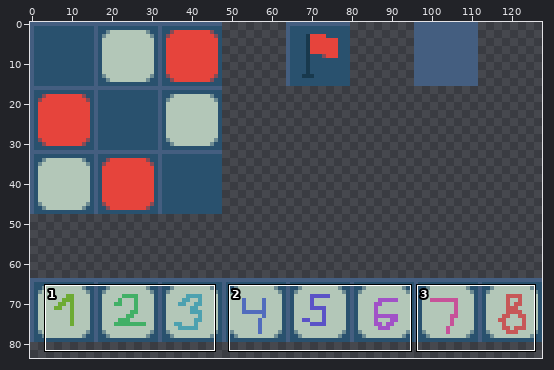
A pixel-art file gets an edit: tiles-sketch.aseprite. Above, an overview of the earlier version with the close-up marked.
Close-up. As it was:
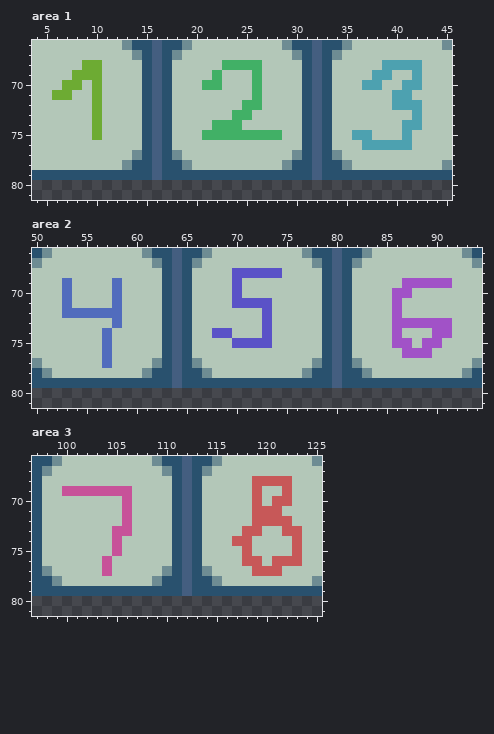
128x128 pixels, 1 frame. Shown: area 1: x 4..45, y 66..81; area 2: x 50..94, y 66..81; area 3: x 97..125, y 66..81. The old version is drawn lined up with the new one. The wide view leaves out empty margins.
After:
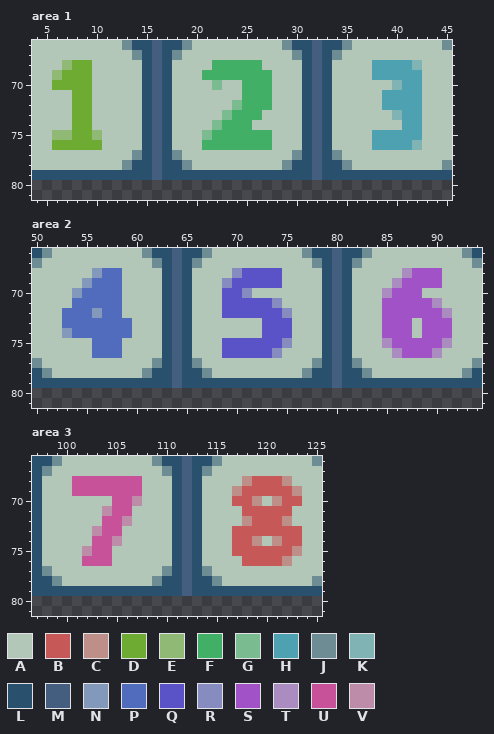
Palette (. is transparent): A #b3c7b8  B #c75858  C #bd8f88  D #6dab33  E #90b975  F #41b066  G #7abb8f  H #4da1b0  J #6e8c93  K #80b4b4  L #29516e  M #445e80  N #8299bb  P #516cbd  Q #5a52c7  R #868cc0  S #a152c7  T #aa8cc0  U #c75299  V #bd8ca8
Diff:
drawings rearranged on the sheet (the old picture shows each at its new place; 1 dropped ones are not shown)
--- area 1
@@ x 4..45 @@
 67 AAAAAAAAAAJLMLJAAAAAAAAAAAJLMLJAAAAAAAAAAA
-68 AAAAADDAAAALMLAAAAAFFFFAAAALMLAAAAAHHHHAAA
-69 AAAADDDAAAALMLAAAAFAAAFAAAALMLAAAAHHAAHAAA
-70 AAADDADAAAALMLAAAFFAAAFAAAALMLAAAHHAAHHAAA
-71 AADDAADAAAALMLAAAAAAAAFAAAALMLAAAAAAHHAAAA
-72 AAAAAADAAAALMLAAAAAAAFFAAAALMLAAAAAAHHHAAA
-73 AAAAAADAAAALMLAAAAAAFFAAAAALMLAAAAAAAAHAAA
-74 AAAAAADAAAALMLAAAAFFFAAAAAALMLAAAAAAAHHAAA
-75 AAAAAADAAAALMLAAAFFFFFFFFAALMLAAHHAAAHAAAA
-76 AAAAAAAAAAALMLAAAAAAAAAAAAALMLAAAHHHHHAAAA
+68 AAAEDDAAAAALMLAAAAFFFFFAAAALMLAAAAHHHHKAAA
+69 AAEDDDAAAAALMLAAAFFFFFFFAAALMLAAAAHHHHHAAA
+70 AADDDDAAAAALMLAAAAGAAFFFAAALMLAAAAAAKHHAAA
+71 AAAADDAAAAALMLAAAAAAAFFFAAALMLAAAAAHHHHAAA
+72 AAAADDAAAAALMLAAAAAAGFFFAAALMLAAAAAHHHHAAA
+73 AAAADDAAAAALMLAAAAAGFFFAAAALMLAAAAAAKHHAAA
+74 AAAADDAAAAALMLAAAAGFFFAAAAALMLAAAAAAAHHAAA
+75 AAEEDDEAAAALMLAAAGFFFFFFAAALMLAAAAHHHHHAAA
+76 AADDDDDAAAALMLAAAFFFFFFFAAALMLAAAAHHHHKAAA
 77 AAAAAAAAAAJLMLJAAAAAAAAAAAJLMLJAAAAAAAAAAA
--- area 2
@@ x 50..94 @@
 67 JAAAAAAAAAAAJLMLJAAAAAAAAAAAJLMLJAAAAAAAAAAAJ
-68 AAAAAAAAAAAAALMLAAAAQQQQQAAAALMLAAAAAAAAAAAAA
-69 AAAPAAAAPAAAALMLAAAAQAAAAAAAALMLAAAAASSSSSAAA
-70 AAAPAAAAPAAAALMLAAAAQAAAAAAAALMLAAAASSAAAAAAA
-71 AAAPAAAAPAAAALMLAAAAQQQQAAAAALMLAAAASAAAAAAAA
-72 AAAPPPPPPAAAALMLAAAAAAAQAAAAALMLAAAASAAAAAAAA
-73 AAAAAAAAPAAAALMLAAAAAAAQAAAAALMLAAAASSSSSSAAA
-74 AAAAAAAPAAAAALMLAAQQAAAQAAAAALMLAAAASAAASSAAA
-75 AAAAAAAPAAAAALMLAAAAQQQQAAAAALMLAAAASSASSAAAA
-76 AAAAAAAPAAAAALMLAAAAAAAAAAAAALMLAAAAASSSAAAAA
-77 JAAAAAAPAAAAJLMLJAAAAAAAAAAAJLMLJAAAAAAAAAAAJ
+68 AAAAAANPPAAAALMLAAAARQQQQAAAALMLAAAAATSSSAAAA
+69 AAAAANPPPAAAALMLAAARQQQQQAAAALMLAAAATSSSSAAAA
+70 AAAANPPPPAAAALMLAAAQQRAAAAAAALMLAAATSSSAAAAAA
+71 AAAAPPPPPAAAALMLAAAQQQQQRAAAALMLAAASSSSSTAAAA
+72 AAAPPPNPPAAAALMLAAAQQQQQQRAAALMLAAASSSSSSTAAA
+73 AAAPPPPPPPAAALMLAAAAAAAQQQAAALMLAAASSSASSSAAA
+74 AAANPPPPPPAAALMLAAAAAAAQQQAAALMLAAASSSASSSAAA
+75 AAAAAAPPPAAAALMLAAAQQQQQQRAAALMLAAATSSSSSTAAA
+76 AAAAAAPPPAAAALMLAAAQQQQQRAAAALMLAAAATSSSTAAAA
+77 JAAAAAAAAAAAJLMLJAAAAAAAAAAAJLMLJAAAAAAAAAAAJ
 78 LJAAAAAAAAAJLLMLLJAAAAAAAAAJLLMLLJAAAAAAAAAJL
--- area 3
@@ x 97..125 @@
 67 LJAAAAAAAAAAAJLMLJAAAAAAAAAAA
-68 LAAAAAAAAAAAAALMLAAAAABBBBAAA
-69 LAAUUUUUUUAAAALMLAAAAABAABAAA
-70 LAAAAAAAAUAAAALMLAAAAABABBAAA
-71 LAAAAAAAAUAAAALMLAAAAABBBAAAA
-72 LAAAAAAAAUAAAALMLAAAAABBBBAAA
-73 LAAAAAAAUUAAAALMLAAAABBAABBAA
-74 LAAAAAAAUAAAAALMLAAABBAAAABAA
-75 LAAAAAAAUAAAAALMLAAAABAAAABAA
-76 LAAAAAAUAAAAAALMLAAAABBABBBAA
-77 LJAAAAAUAAAAAJLMLJAAAABBBAAAA
+68 LAAAUUUUUUUAAALMLAAAACBBBCAAA
+69 LAAAUUUUUUUAAALMLAAACBBBBBCAA
+70 LAAAAAAAUUVAAALMLAAABBCACBBAA
+71 LAAAAAAVUUAAAALMLAAAABBBBBAAA
+72 LAAAAAAUUVAAAALMLAAAACBBBCAAA
+73 LAAAAAVUUAAAAALMLAAABBBBBBBAA
+74 LAAAAAUUVAAAAALMLAAABBCACBBAA
+75 LAAAAVUUAAAAAALMLAAABBBBBBCAA
+76 LAAAAUUUAAAAAALMLAAAABBBBCAAA
+77 LJAAAAAAAAAAAJLMLJAAAAAAAAAAA
 78 LLJAAAAAAAAAJLLMLLJAAAAAAAAAJ
Boxes around the changes in both close-ups, in picture pixels (x1, y1, x2, y2):
changed: (52, 60, 102, 150)
changed: (202, 60, 282, 150)
changed: (352, 60, 422, 150)
changed: (62, 268, 132, 368)
changed: (212, 268, 292, 358)
changed: (382, 268, 452, 358)
changed: (62, 476, 142, 576)
changed: (232, 476, 302, 576)
